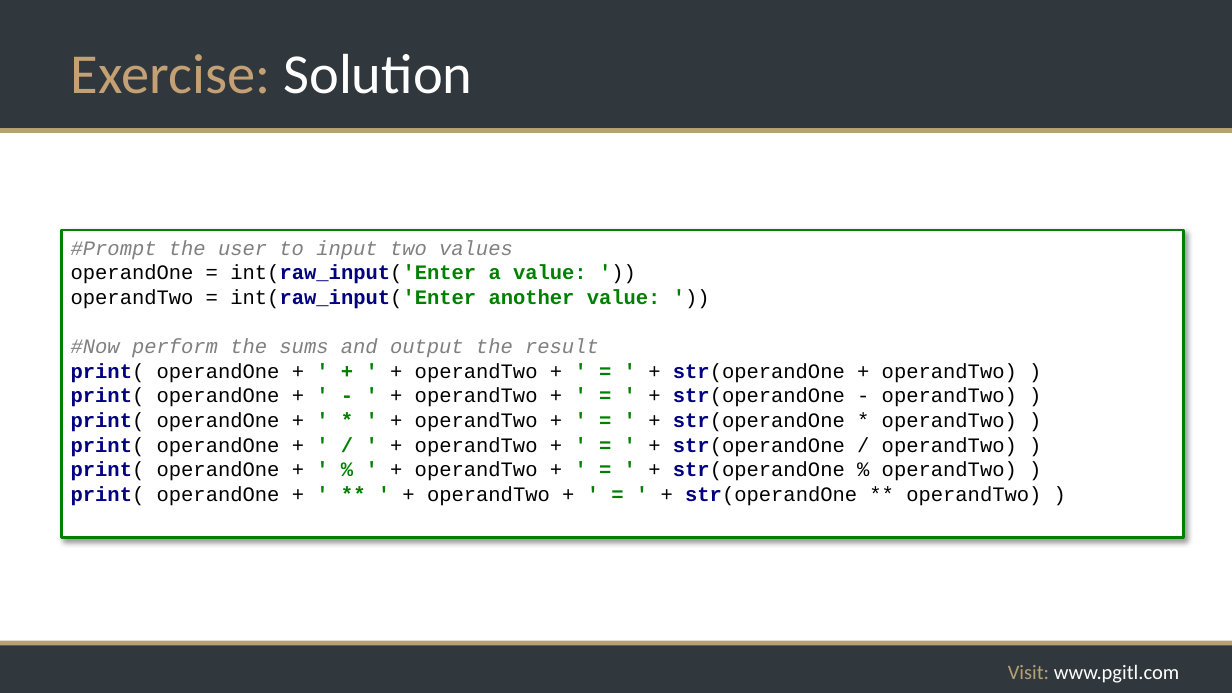
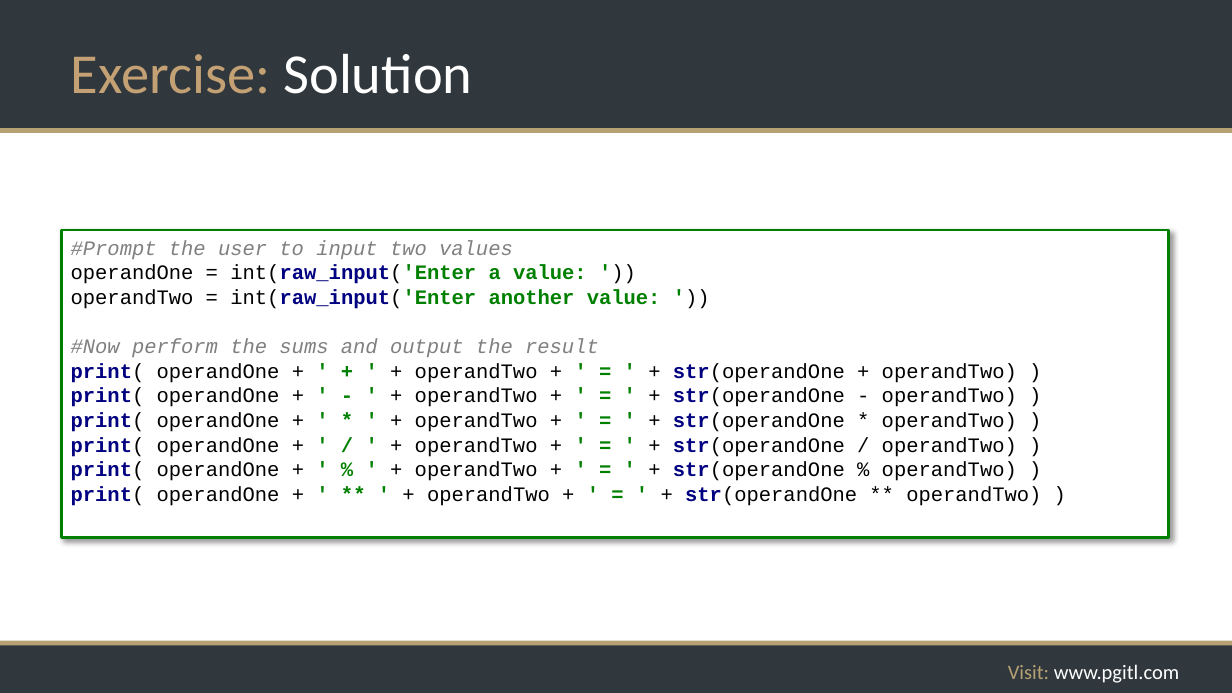
Before and after one commit to rikkouri/project-a, a slide deck: slide 68 of Programming Foundations.pptx. Drawn at 1232x693 pixels with LibreOffice and Linux fonts; fonts in the diff are those of the drawing; background and template pictures are left out. Boxes give left, top, right and bottom in pixels: in the first picture for what was removed or moved away, otherwise in the second. Text is boxed around its words. In the diff, an @@ line names an element or a change of style, - is before the commit and + after.

```diff
--- a/Programming Foundations.pptx
+++ b/Programming Foundations.pptx
@@ rectangle "#Prompt the user to input ...": place and size @@
-rectangle "#Prompt the user to input ..." at [62, 230, 1184, 538]
+rectangle "#Prompt the user to input ..." at [62, 230, 1169, 538]
```
Also in this commit, not shown: 7 other slides changed.
